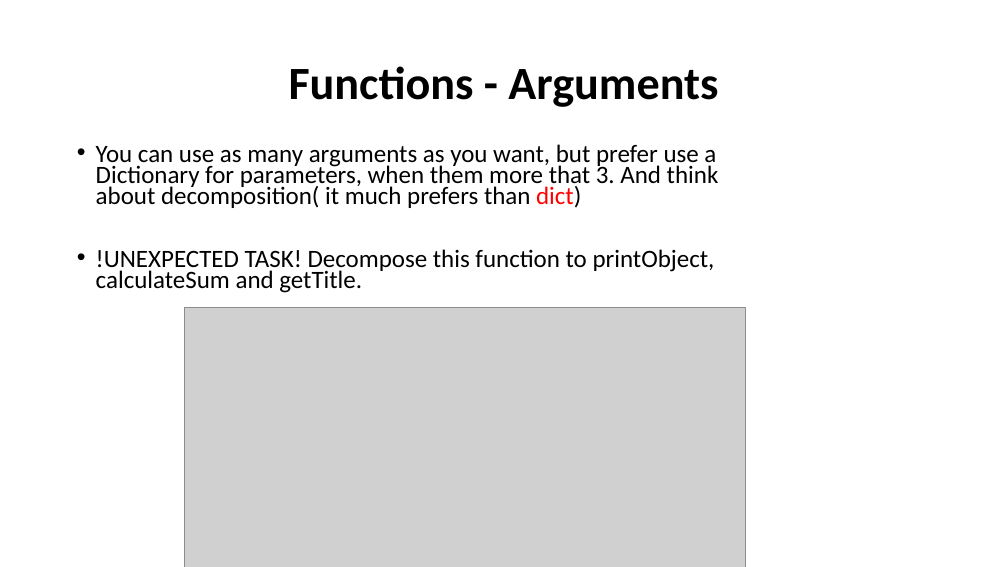
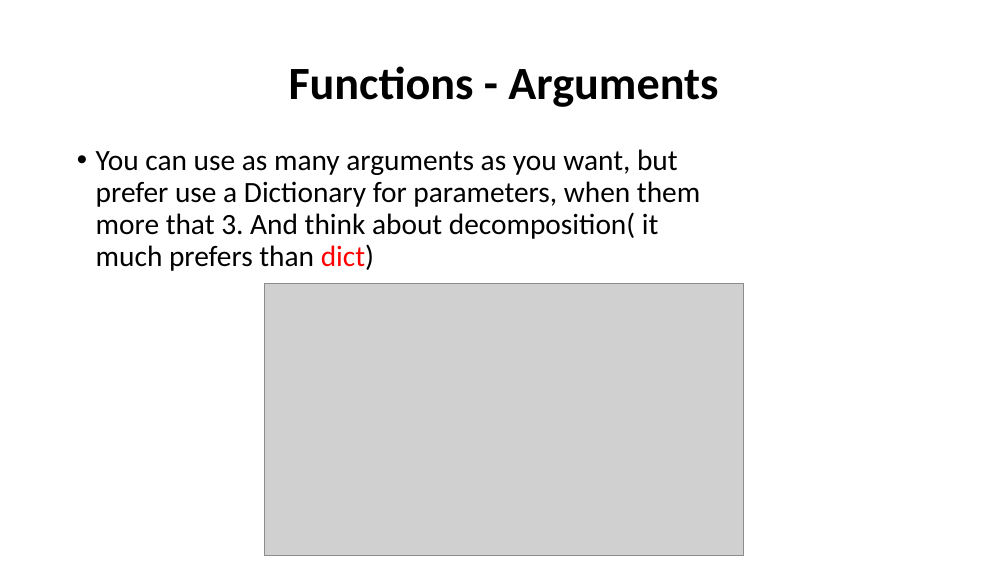
Before and after one commit to WonderLuc/brother-bootcamp, a slide deck: slide 45 of python 101/python_101.pptx. Drawn at 1008x567 pixels with LibreOffice and Linux fonts; fonts in the diff are those of the drawing; grey boxes stand for pictures; background and template pictures are left out. Boxes give left, top, right and bottom in pixels: in the first picture for what was removed or moved away, otherwise in the second. Text is boxed around its words. In the diff, an @@ line names an element or a change of style, - is before the commit and + after.

Commit message:
feat: add functions block

```diff
--- a/python 101/python_101.pptx
+++ b/python 101/python_101.pptx
@@ text "You can use as many ..." at bbox=[96, 149, 700, 271]: size 23.8 to 28 pt; line spacing 0.7 to 0.9 @@
@@ text at bbox=[96, 249, 715, 293]: paragraph removed @@
-• !UNEXPECTED TASK! Decompose this function to printObject, calculateSum and getTitle.
@@ picture: place and size @@
-picture at bbox=[185, 307, 746, 567]
+picture at bbox=[265, 284, 744, 555]
```
Also in this commit, not shown: 7 other slides changed, 4 slides added, 5 other files.
